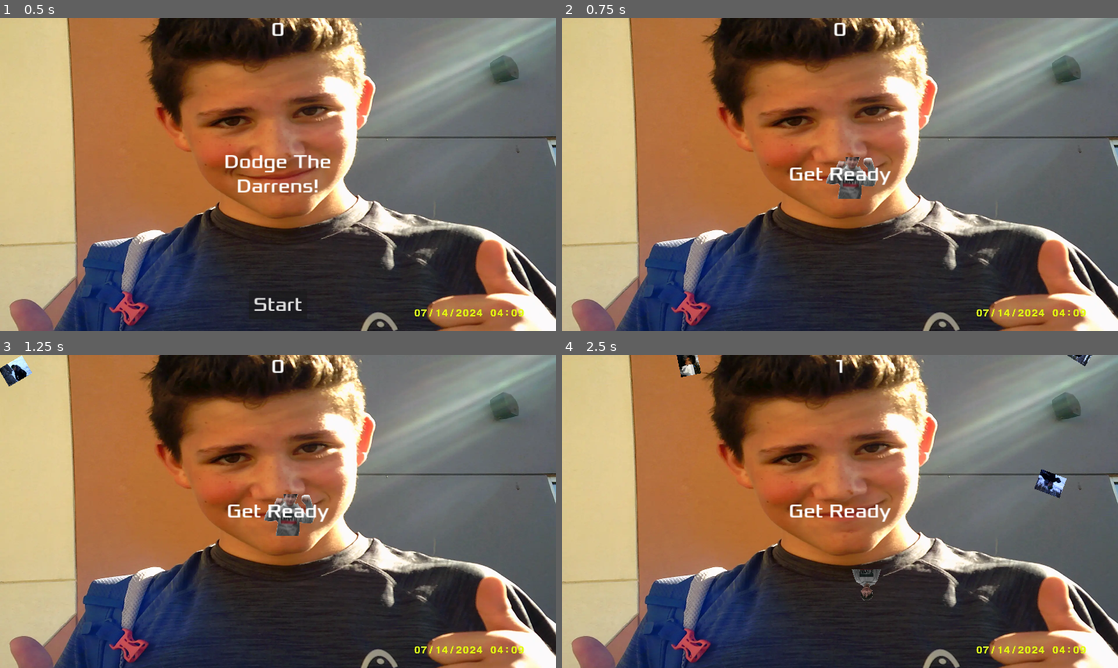
Above: before the commit, frames 1-4 (two rows, left to right).
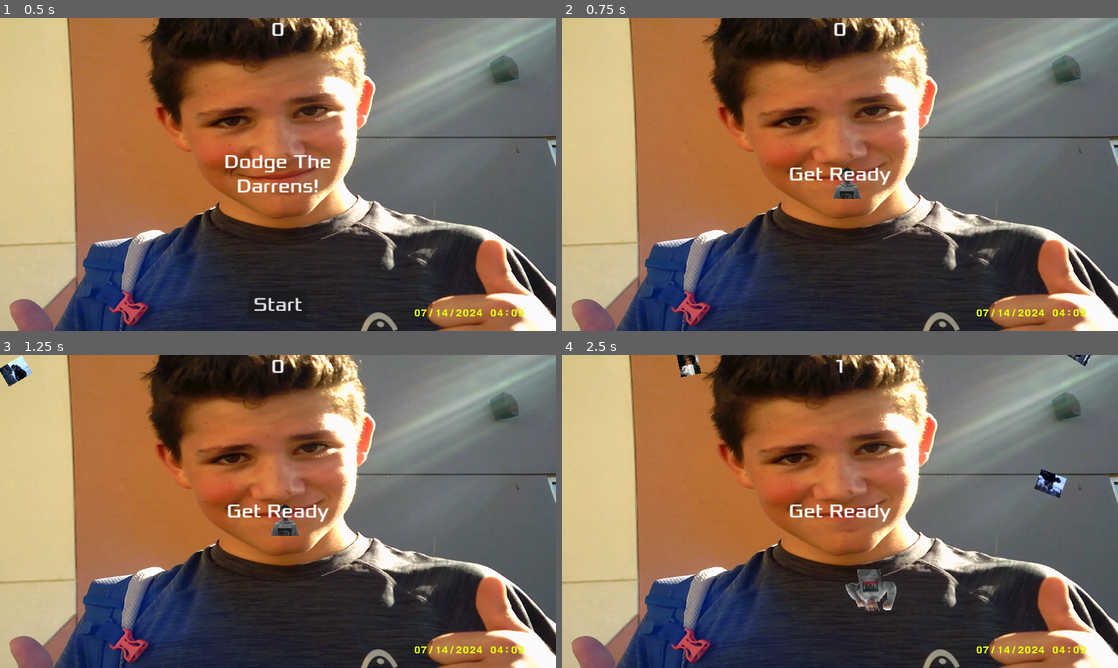
Above: after the commit, the same moments.

Repository: DodgeTheDarins/Dodge-The-Darins
Game: Godot game, scene res://main.tscn
Two runs of this game, one before a commit and one after it. Both use one fixed random seed, a clock stepped at 60 frames per second and the inputs below.
Inputs:
- Up to frame 1 (0.5 s): no input
- Up to frame 2 (0.75 s): click "Start" at 0.5 s
- Up to frame 3 (1.25 s): no input
- Up to frame 4 (2.5 s): hold Right (move_right) 1.28-2.03 s; hold A (a) 1.28-2.03 s; tap D (d) at 1.55, 2.1 s; hold Down (move_down) from 2.03 s (still down); tap S (s) at 2.3 s

Frame 1 is identical in both runs. In frame 2, 0.6% of the frame differs, in the area x 47-57%, y 44-58%; in frame 3, 0.6%; in frame 4, 0.7%, in the area x 51-61%, y 68-82%.

Commit message:
Death animation

Diff:
--- a/player.gd
+++ b/player.gd
@@ -3,6 +3,7 @@
 signal hit
 @export var speed = 600
 var screen_size
+var dead = false
 # Called when the node enters the scene tree for the first time.
 func _ready() -> void:
 	pass # Replace with function body.
@@ -13,43 +14,60 @@
 func _process(delta):
 
 	var velocity = Vector2.ZERO # The player's movement vector.
-	if Input.is_action_pressed("move_right"):
-		velocity.x += 1
-	if Input.is_action_pressed("move_left"):
-		velocity.x -= 1
-	if Input.is_action_pressed("move_down"):
-		velocity.y += 1
-	if Input.is_action_pressed("move_up"):
-		velocity.y -= 1
-	if Input.is_action_pressed("d"):
-		velocity.x += 1
-	if Input.is_action_pressed("a"):
-		velocity.x -= 1
-	if Input.is_action_pressed("s"):
-		velocity.y += 1
-	if Input.is_action_pressed("w"):
-		velocity.y -= 1
+	if dead == false:
+		if Input.is_action_pressed("move_right"):
+			velocity.x += 1
+		if Input.is_action_pressed("move_left"):
+			velocity.x -= 1
+		if Input.is_action_pressed("move_down"):
+			velocity.y += 1
+		if Input.is_action_pressed("move_up"):
+			velocity.y -= 1
+		if Input.is_action_pressed("d"):
+			velocity.x += 1
+		if Input.is_action_pressed("a"):
+			velocity.x -= 1
+		if Input.is_action_pressed("s"):
+			velocity.y += 1
+		if Input.is_action_pressed("w"):
+			velocity.y -= 1
+
+	if dead == true:
+		velocity.y = 1
+
+
 
 	if velocity.length() > 0:
 		velocity = velocity.normalized() * speed
 		$AnimatedSprite2D.play()
+		if dead == true:
+			$AnimatedSprite2D.play()
+			$AnimatedSprite2D.animation = "death"
+			$AnimatedSprite2D.flip_v = false
+		elif velocity.x != 0:
+			$AnimatedSprite2D.animation = "walk"
+			$AnimatedSprite2D.flip_v = false
+			# See the note below about the following boolean assignment.
+			$AnimatedSprite2D.flip_h = velocity.x < 0
+		elif velocity.y != 0:
+			$AnimatedSprite2D.animation = "up"
+			$AnimatedSprite2D.flip_v = velocity.y > 0
+
 	else:
-		$AnimatedSprite2D.stop()
+		if dead == false:
+			$AnimatedSprite2D.play()
+			$AnimatedSprite2D.animation = "neutral"
+			$AnimatedSprite2D.flip_v = false
+
+
 	position += velocity * delta
 	position = position.clamp(Vector2.ZERO, screen_size)
-	if velocity.x != 0:
-		$AnimatedSprite2D.animation = "walk"
-		$AnimatedSprite2D.flip_v = false
-		# See the note below about the following boolean assignment.
-		$AnimatedSprite2D.flip_h = velocity.x < 0
-	elif velocity.y != 0:
-		$AnimatedSprite2D.animation = "up"
-		$AnimatedSprite2D.flip_v = velocity.y > 0
+
 
 
 func _on_body_entered(body: Node2D) -> void:
-	hide() # Player disappears after being hit.
 	hit.emit()
+	dead = true
 	# Must be deferred as we can't change physics properties on a physics callback.
 	$CollisionShape2D.set_deferred("disabled", true)
 
@@ -57,3 +75,4 @@
 	position = pos
 	show()
 	$CollisionShape2D.disabled = false
+	dead = false
--- a/player.tscn
+++ b/player.tscn
@@ -1,7 +1,8 @@
-[gd_scene load_steps=8 format=3 uid="uid://0rc4c6wrwk8a"]
+[gd_scene load_steps=9 format=3 uid="uid://0rc4c6wrwk8a"]
 
 [ext_resource type="Script" path="res://player.gd" id="1_0ys8i"]
 [ext_resource type="Texture2D" uid="uid://bhg6gentmrpy4" path="res://art/up.png" id="2_7cski"]
+[ext_resource type="Texture2D" uid="uid://ed3toj58gm54" path="res://art/death.webp" id="2_mgl82"]
 [ext_resource type="Texture2D" uid="uid://dmwilwywdjwe2" path="res://art/neutral.png" id="3_a08tf"]
 [ext_resource type="Texture2D" uid="uid://c4up3rvg64mhe" path="res://art/moving.png" id="4_hip8o"]
 [ext_resource type="Texture2D" uid="uid://cu3r6mu1eqa4f" path="res://art/neutral2.png" id="5_xfekf"]
@@ -10,10 +11,38 @@
 animations = [{
 "frames": [{
 "duration": 1.0,
-"texture": ExtResource("2_7cski")
+"texture": ExtResource("2_mgl82")
+}],
+"loop": true,
+"name": &"death",
+"speed": 5.0
+}, {
+"frames": [{
+"duration": 1.0,
+"texture": ExtResource("3_a08tf")
 }, {
 "duration": 1.0,
 "texture": ExtResource("3_a08tf")
+}, {
+"duration": 1.0,
+"texture": ExtResource("5_xfekf")
+}, {
+"duration": 1.0,
+"texture": ExtResource("3_a08tf")
+}, {
+"duration": 1.0,
+"texture": ExtResource("3_a08tf")
+}, {
+"duration": 1.0,
+"texture": ExtResource("5_xfekf")
+}],
+"loop": true,
+"name": &"neutral",
+"speed": 1.0
+}, {
+"frames": [{
+"duration": 1.0,
+"texture": ExtResource("2_7cski")
 }],
 "loop": true,
 "name": &"up",
@@ -22,15 +51,6 @@
 "frames": [{
 "duration": 1.0,
 "texture": ExtResource("4_hip8o")
-}, {
-"duration": 1.0,
-"texture": ExtResource("5_xfekf")
-}, {
-"duration": 1.0,
-"texture": ExtResource("4_hip8o")
-}, {
-"duration": 1.0,
-"texture": ExtResource("3_a08tf")
 }],
 "loop": true,
 "name": &"walk",
@@ -52,7 +72,7 @@
 [node name="AnimatedSprite2D" type="AnimatedSprite2D" parent="."]
 scale = Vector2(0.2, 0.2)
 sprite_frames = SubResource("SpriteFrames_ndcen")
-animation = &"up"
+animation = &"death"
 
 [node name="CollisionShape2D" type="CollisionShape2D" parent="."]
 position = Vector2(6.5, 20)
Not shown, added: art/death.png.import
Binary file added: art/death.webp
Not shown, added: art/death.webp.import
Not shown, added: art/deaD956.tmp
